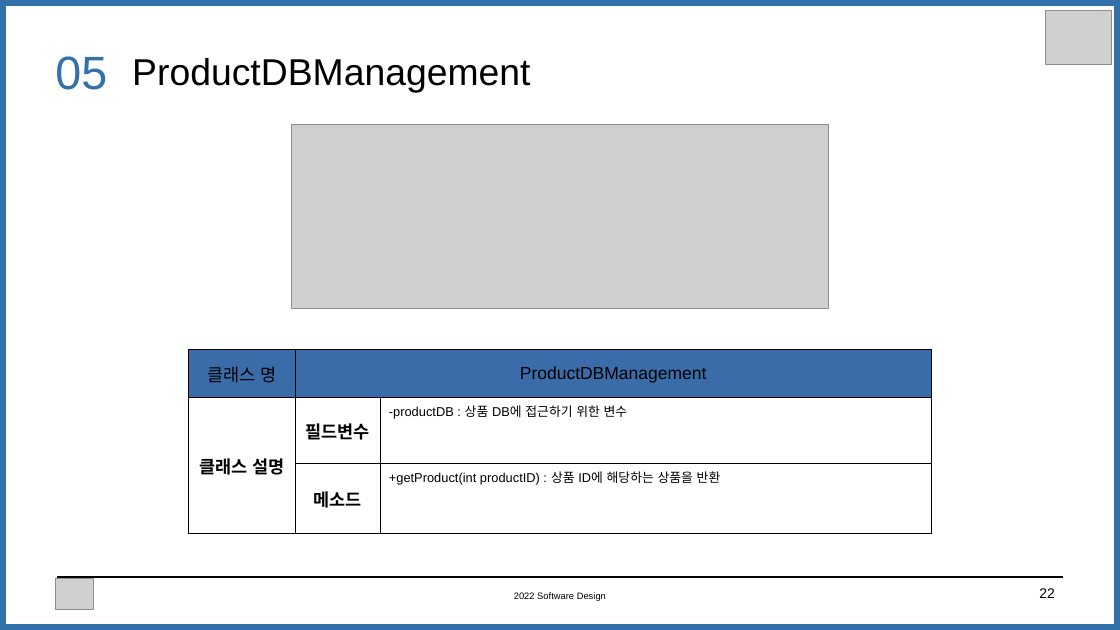
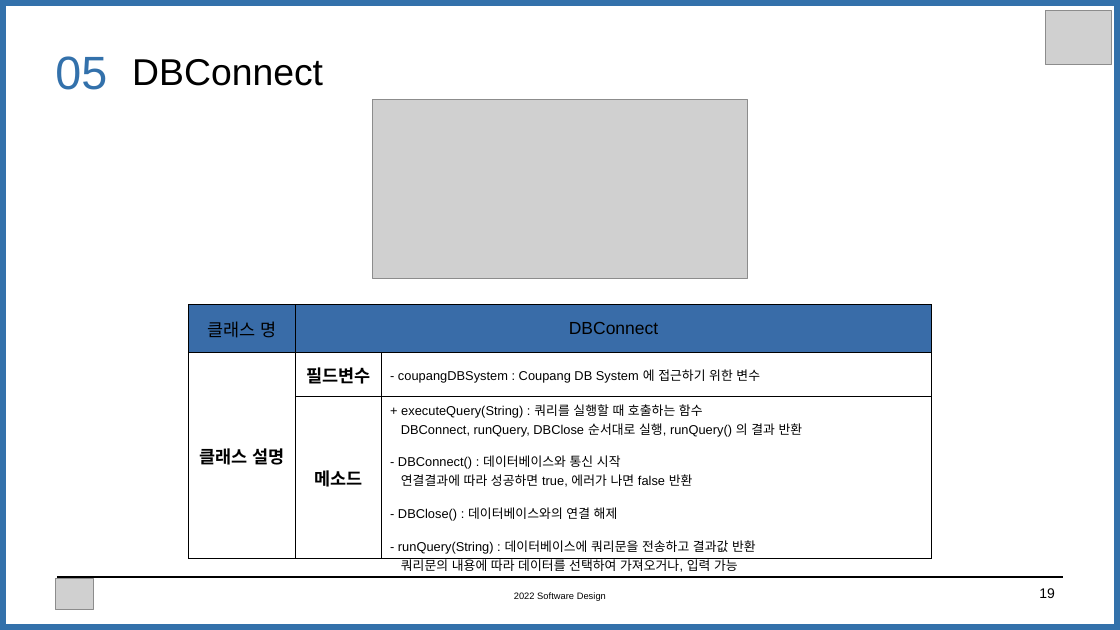
Before and after one commit to jujuwon/software-design, a slide deck: slide 19 of slide/E조 UML.pptx (slide 22 before the commit). Drawn at 1120x630 pixels with LibreOffice and Linux fonts; fonts in the diff are those of the drawing; grey boxes stand for pictures. Boxes give left, top, right and bottom in pixels: in the first picture for what was removed or moved away, otherwise in the second. Text is boxed around its words. In the diff, an @@ line names an element or a change of style, - is before the commit and + after.

```diff
--- a/slide/E조 UML.pptx
+++ b/slide/E조 UML.pptx
@@ text at [132, 59, 323, 86]: text changed @@
-ProductDBManagement
+DBConnect
@@ picture: place and size @@
-picture at [292, 124, 829, 308]
+picture at [373, 99, 748, 278]
@@ table at [188, 305, 931, 576] @@
-row 1, column 2: ProductDBManagement
+row 1, column 2: DBConnect
-row 2, column 3: -productDB : 상품 DB에 접근하기 위한 변수
+row 2, column 3: - coupangDBSystem : Coupang DB System 에 접근하기 위한 변수
-row 3, column 3: +getProduct(int productID) : 상품 ID에 해당하는 상품을 반환
+row 3, column 3: + executeQuery(String) : 쿼리를 실행할 때 호출하는 함수 / DBConnect, runQuery, DBClose 순서대로 실행, runQuery() 의 결과 반환 / - DBConnect() : 데이터베이스와 통신 시작 / 연결결과에 따라 성공하면 true, 에러가 나면 false 반환 / - DBClose() : 데이터베이스와의 연결 해제 / - runQuery(String) : 데이터베이스에 쿼리문을 전송하고 결과값 반환 / 쿼리문의 내용에 따라 데이터를 선택하여 가져오거나, 입력 가능
@@ table: place and size @@
-table at [189, 350, 932, 534]
+table at [188, 305, 931, 576]
@@ page number at [1039, 588, 1055, 598]: text changed @@
-22
+19
```
Also in this commit, not shown: 5 other slides changed, 3 slides removed, 1 other file.
